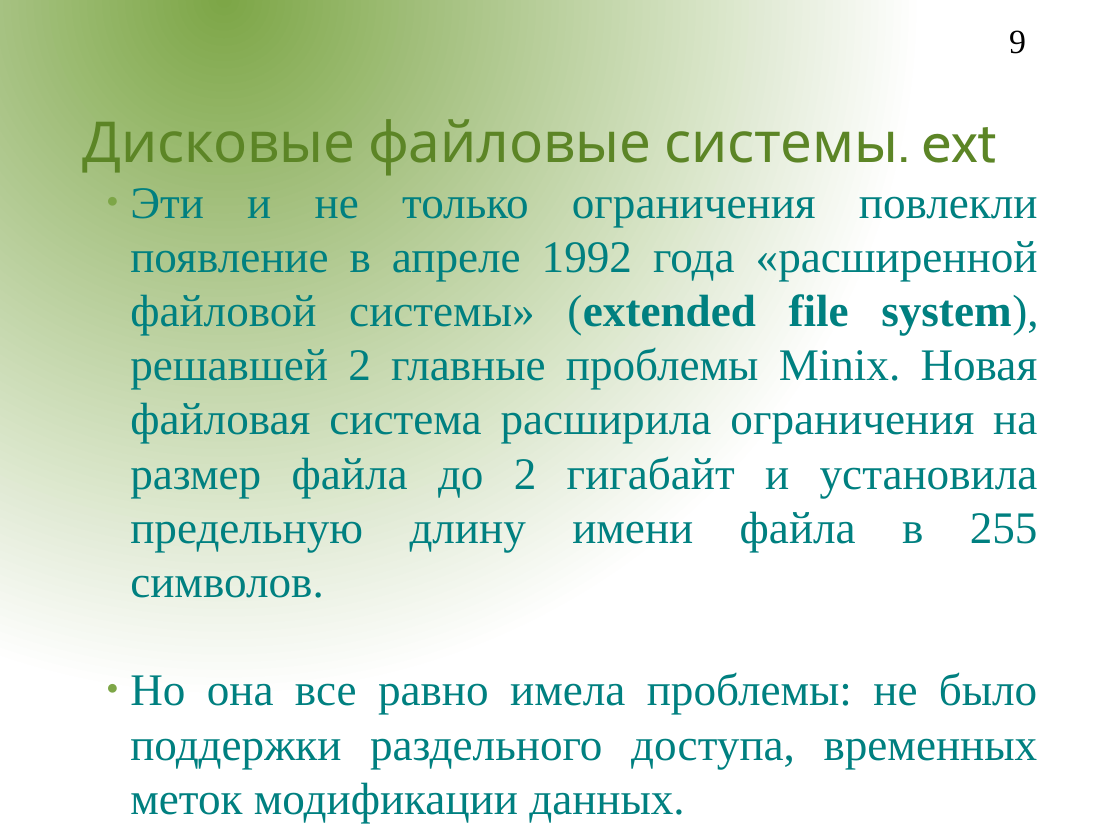
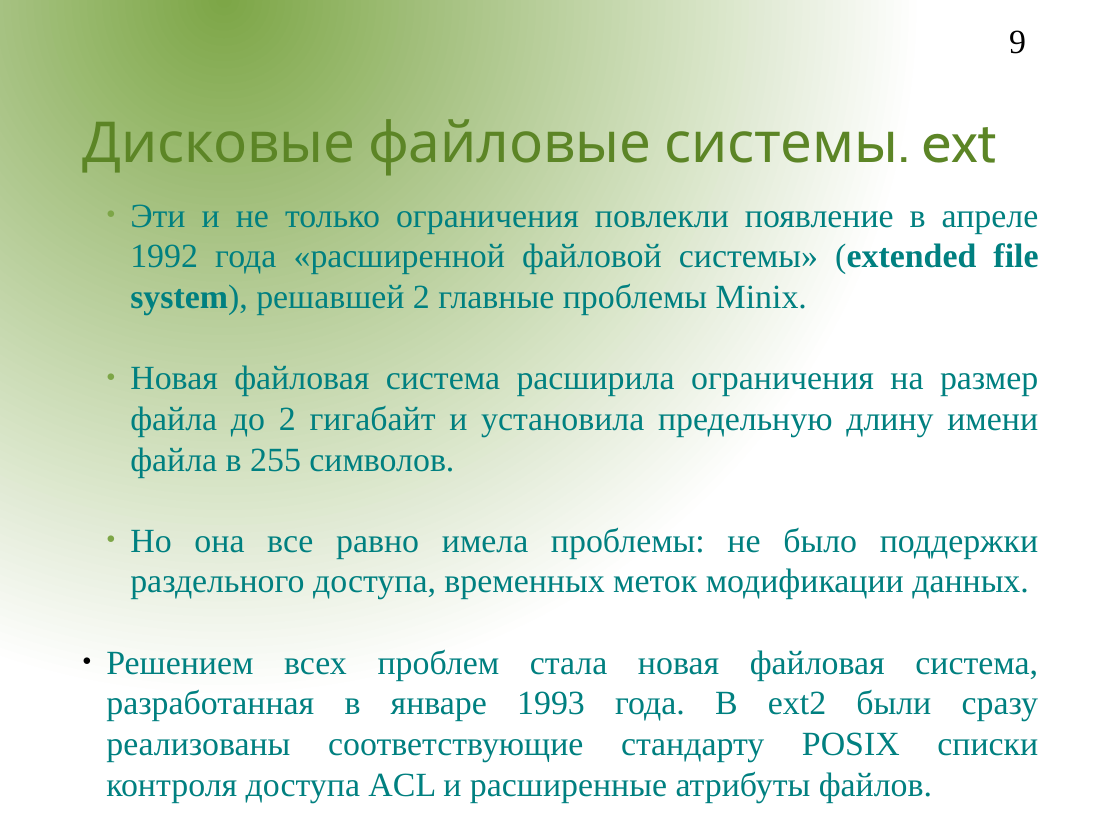
Before and after one commit to aeremenok/a-team-777, a slide deck: slide 9 of sem_9/st/fs.odp. Drawn at 1120x840 pixels with LibreOffice and Linux fonts; fonts in the diff are those of the drawing; background and template pictures are left out. Boxes give left, top, right and bottom in pixels: in the first picture for what was removed or moved away, otherwise in the second. Text is boxed around its words. In the diff, an @@ line names an element or a change of style, - is before the commit and + after.

```diff
--- a/sem_9/st/fs.odp
+++ b/sem_9/st/fs.odp
@@ subtitle "Эти и не только ограничения ...": place and size @@
-subtitle "Эти и не только ограничения ..." at (130,188,1038,823)
+subtitle "Эти и не только ограничения ..." at (106,204,1039,803)
@@ subtitle at (130,204,1039,478): text changed; size 32 to 24 pt @@
-  ● Эти и не только ограничения повлекли появление в апреле 1992 года «расширенной файловой системы» (extended file system), решавшей 2 главные проблемы Minix. Новая файловая система расширила ограничения на размер файла до 2 гигабайт и установила предельную длину имени файла в 255 символов.
+  ● Эти и не только ограничения повлекли появление в апреле 1992 года «расширенной файловой системы» (extended file system), решавшей 2 главные проблемы Minix.
+  ● Новая файловая система расширила ограничения на размер файла до 2 гигабайт и установила предельную длину имени файла в 255 символов.
@@ subtitle at (130,527,1038,600): size 32 to 24 pt in "Но она все равно имела проблемы: не ..." @@
@@ subtitle at (106,649,1039,803): paragraph added @@
+● Решением всех проблем стала новая файловая система, разработанная в январе 1993 года. В ext2 были сразу реализованы соответствующие стандарту POSIX списки контроля доступа ACL и расширенные атрибуты файлов.
```
Also in this commit, not shown: 8 other slides changed, 3 slides added, 1 slide removed.
